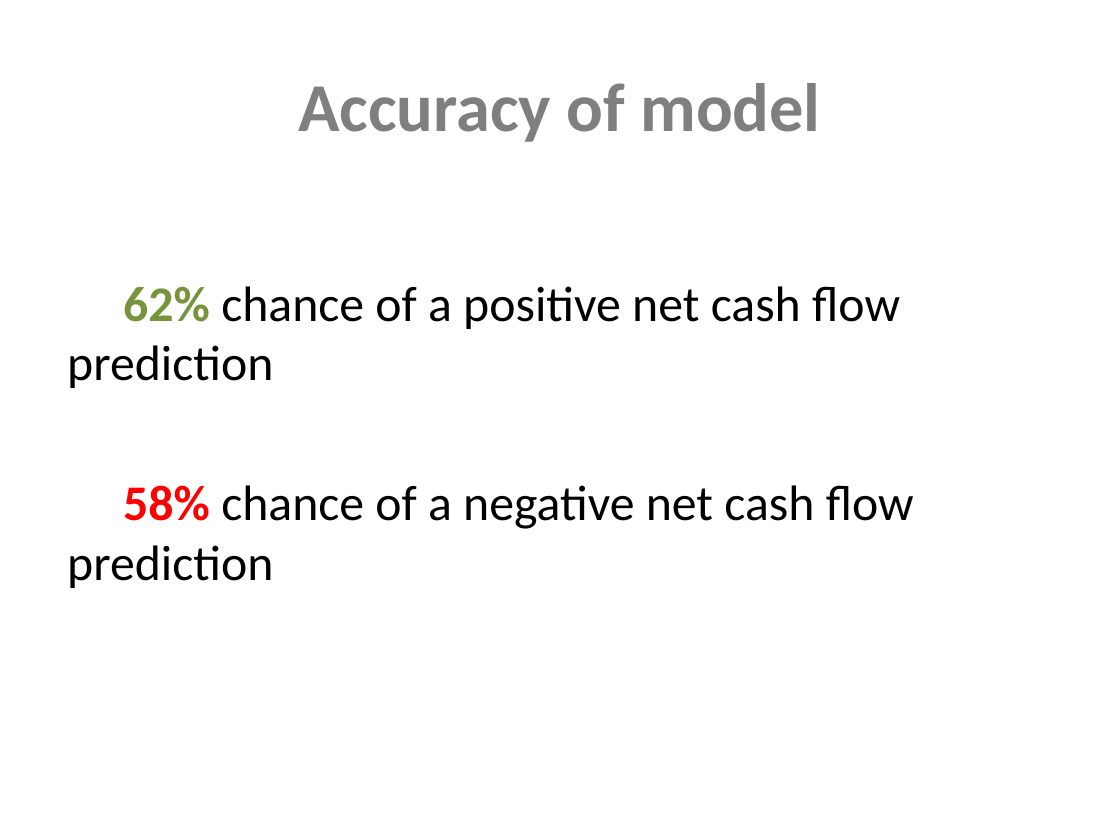
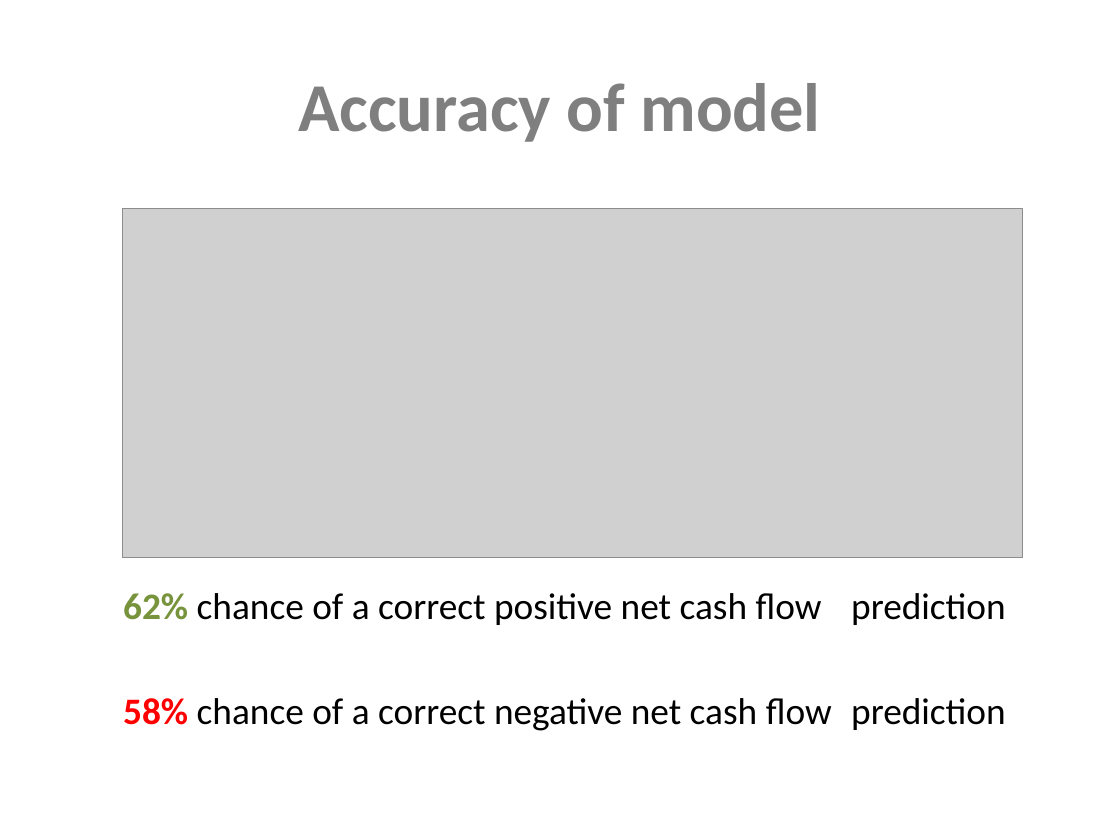
Before and after one commit to Sue-Mir/Module3_B_Project, a slide deck: slide 5 of Project3_B_NonTechnicalPresentation.pptx. Drawn at 1120x840 pixels with LibreOffice and Linux fonts; fonts in the diff are those of the drawing; grey boxes stand for pictures. Boxes give left, top, right and bottom in pixels: in the first picture for what was removed or moved away, otherwise in the second. Text is boxed around its words. In the diff, an @@ line names an element or a change of style, - is before the commit and + after.

```diff
--- a/Project3_B_NonTechnicalPresentation.pptx
+++ b/Project3_B_NonTechnicalPresentation.pptx
@@ picture added at (122, 208, 1023, 557) @@
@@ text at (123, 593, 1006, 731): text changed; size 32 to 24 pt @@
-62% chance of a positive net cash flow prediction
-58% chance of a negative net cash flow prediction
+62% chance of a correct positive net cash flow prediction
+58% chance of a correct negative net cash flow prediction
```
Also in this commit, not shown: 2 other slides changed, 1 slide added, 27 other files.
